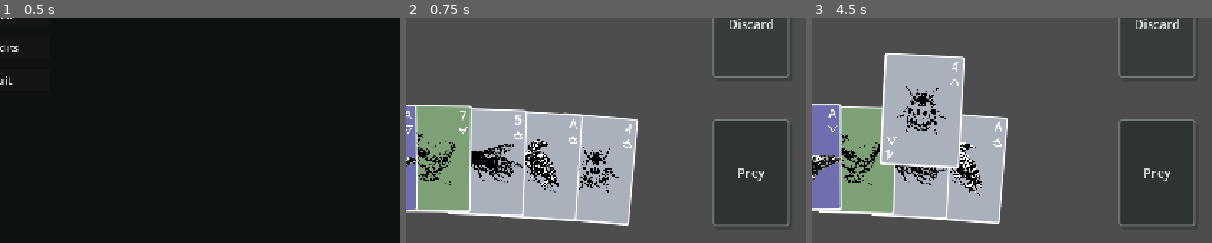
Above: before the commit, frames 1-3 (left to right).
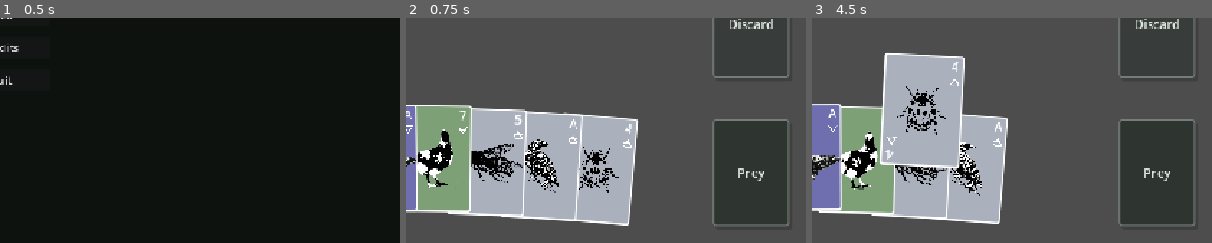
Above: after the commit, the same moments.

Repository: Chipi-Chapa-Corp/micro-jam-animals
Game: Godot game, scene res://scenes/main-menu/scene.tscn
Same seed, same stepped clock (60 frames per second), same inputs: the game is played once before the commit and once after it.
Inputs (mouse positions are % of the whole screen's width and height, from its top left):
- Up to frame 1 (0.5 s): no input
- Up to frame 2 (0.75 s): click "Start" at 0.5 s
- Up to frame 3 (4.5 s): tap Enter at 1.25, 2.75, 4.25 s; move the mouse to (39, 18) at 1.27 s; click (39, 18) at 1.42 s; tap Space at 2, 3.5 s; move the mouse to (50, 18) at 2.02 s; click (50, 18) at 2.17 s; move the mouse to (61, 18) at 2.77 s; click (61, 18) at 2.92 s; move the mouse to (93, 51) at 3.52 s; click (93, 51) at 3.67 s; move the mouse to (74, 84) at 4.27 s; click (74, 84) at 4.42 s
The pictures show only the part of the screen within x 50-100%, y 50-100%; the shares and areas given below are measured in that part.

Frame 1 is identical in both runs. In frame 2, 1.2% of the frame differs, in the area x 2-13%, y 49-76%; in frame 3, 1.2%, in the area x 7-17%, y 50-77%.

Commit message:
feat(prey land): new assets

Diff:
--- a/globals/cards.gd
+++ b/globals/cards.gd
@@ -130,16 +130,16 @@
 	"prey_water_13": {"id": "prey_water_13", "value": 13, "suit": SUIT_WATER, "scale": 1.6, "rotation": 0},
 	"prey_land_1": {"id": "prey_land_1", "value": 1, "suit": SUIT_LAND, "scale": 1.6, "rotation": 0},
 	"prey_land_2": {"id": "prey_land_2", "value": 2, "suit": SUIT_LAND, "scale": 1.5, "rotation": 0},
-	"prey_land_3": {"id": "prey_land_3", "value": 3, "suit": SUIT_LAND, "scale": 1, "rotation": 0},
+	"prey_land_3": {"id": "prey_land_3", "value": 3, "suit": SUIT_LAND, "scale": 0.9, "rotation": 0},
 	"prey_land_4": {"id": "prey_land_4", "value": 4, "suit": SUIT_LAND, "scale": 1.5, "rotation": 0},
 	"prey_land_5": {"id": "prey_land_5", "value": 5, "suit": SUIT_LAND, "scale": 1.5, "rotation": 0},
-	"prey_land_6": {"id": "prey_land_6", "value": 6, "suit": SUIT_LAND, "scale": 1.5, "rotation": 0},
+	"prey_land_6": {"id": "prey_land_6", "value": 6, "suit": SUIT_LAND, "scale": 1.3, "rotation": 0},
 	"prey_land_7": {"id": "prey_land_7", "value": 7, "suit": SUIT_LAND, "scale": 1.1, "rotation": 0},
 	"prey_land_8": {"id": "prey_land_8", "value": 8, "suit": SUIT_LAND, "scale": 1.5, "rotation": 0},
 	"prey_land_9": {"id": "prey_land_9", "value": 9, "suit": SUIT_LAND, "scale": 1.4, "rotation": 0},
-	"prey_land_10": {"id": "prey_land_10", "value": 10, "suit": SUIT_LAND, "scale": 1.5, "rotation": 0},
+	"prey_land_10": {"id": "prey_land_10", "value": 10, "suit": SUIT_LAND, "scale": 1.3, "rotation": 0},
 	"prey_land_11": {"id": "prey_land_11", "value": 11, "suit": SUIT_LAND, "scale": 1.5, "rotation": 0},
-	"prey_land_12": {"id": "prey_land_12", "value": 12, "suit": SUIT_LAND, "scale": 1.2, "rotation": 0},
+	"prey_land_12": {"id": "prey_land_12", "value": 12, "suit": SUIT_LAND, "scale": 1.3, "rotation": 0},
 	"prey_land_13": {"id": "prey_land_13", "value": 13, "suit": SUIT_LAND, "scale": 1.3, "rotation": 0},
 	"prey_air_1": {"id": "prey_air_1", "value": 1, "suit": SUIT_AIR, "scale": 1, "rotation": 0},
 	"prey_air_2": {"id": "prey_air_2", "value": 2, "suit": SUIT_AIR, "scale": 1, "rotation": 0},
Binary file changed: assets/prey_land_1.png
Binary file changed: assets/prey_land_10.png
Binary file changed: assets/prey_land_11.png
Binary file changed: assets/prey_land_12.png
Binary file changed: assets/prey_land_2.png
Binary file changed: assets/prey_land_4.png
Binary file changed: assets/prey_land_5.png
Binary file changed: assets/prey_land_6.png
Binary file changed: assets/prey_land_7.png
Binary file changed: assets/prey_land_9.png
